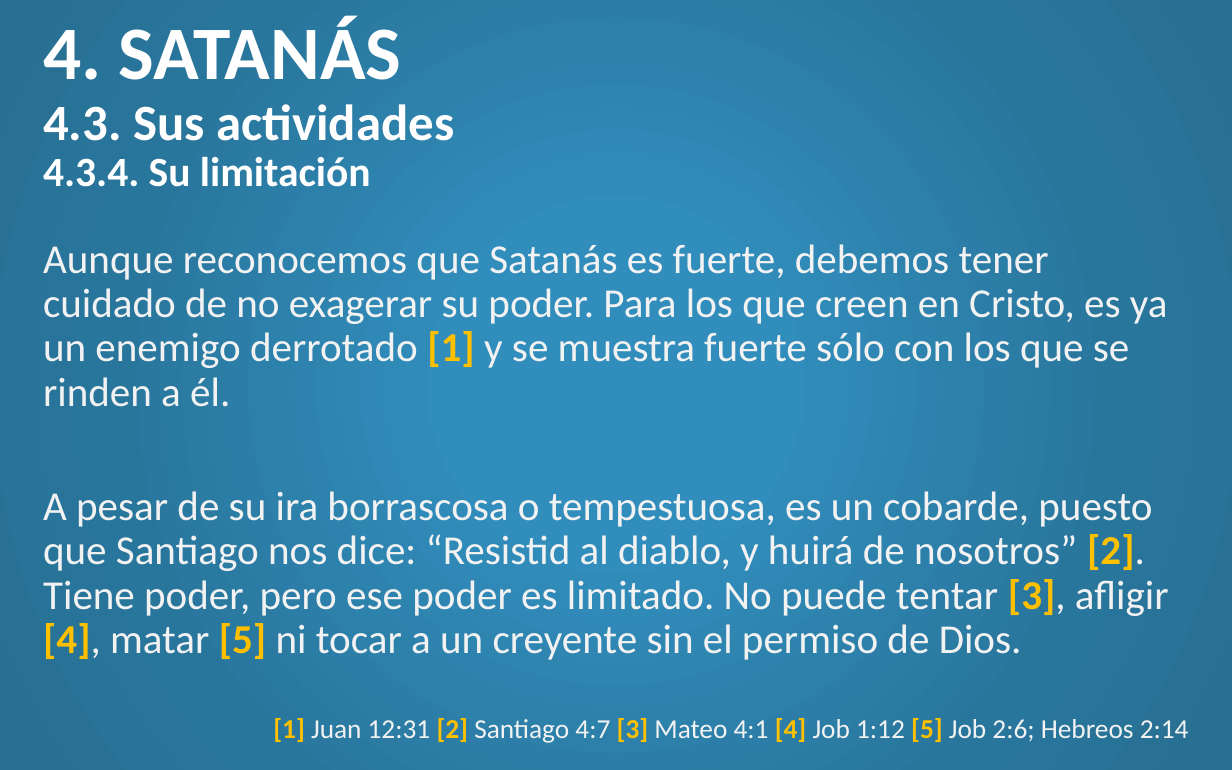
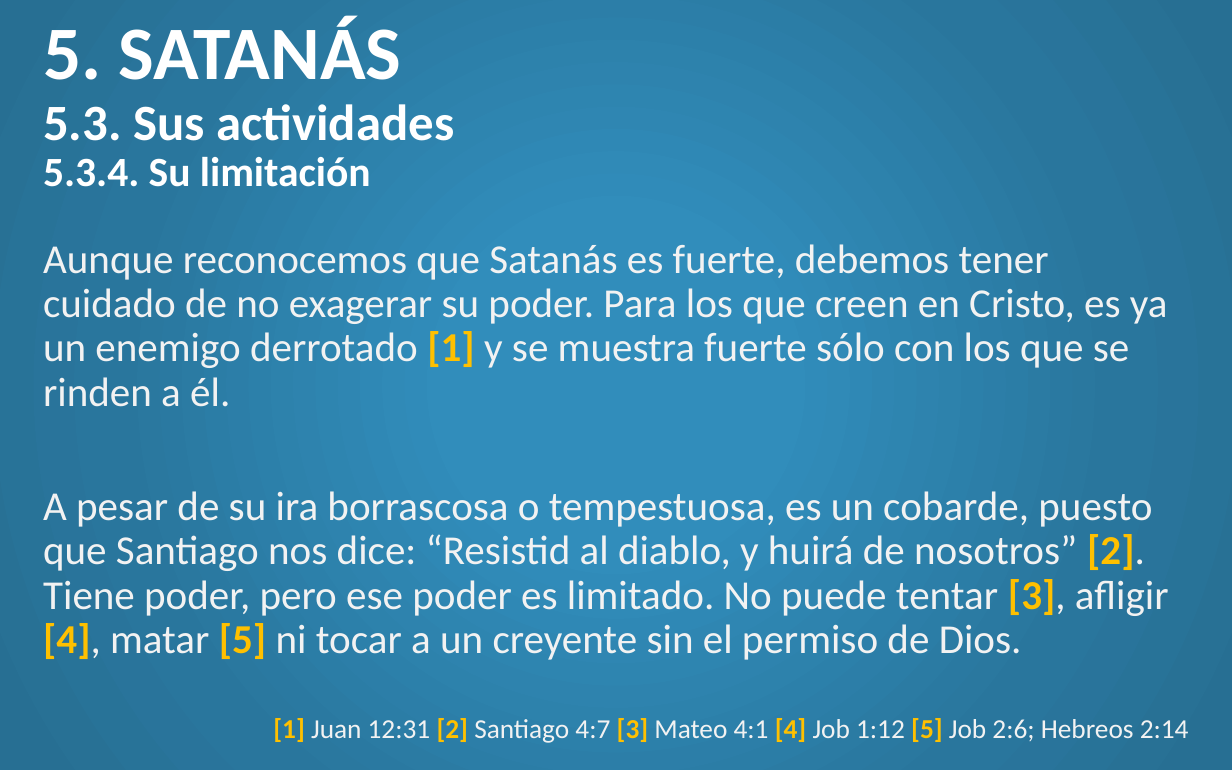
Before and after one commit to CreyTuning/documents, a slide deck: slide 36 of slideshow/Teologia Sistematica y Biblica - Myer Pearlman/Clases/5. Angeles.pptx. Drawn at 1232x770 pixels with LibreOffice and Linux fonts; fonts in the diff are those of the drawing. Boxes give left, top, right and bottom in pixels: in the first picture for what was removed or moved away, otherwise in the second. Text is boxed around its words. In the diff, an @@ line names an element or a change of style, - is before the commit and + after.

```diff
--- a/slideshow/Teologia Sistematica y Biblica - Myer Pearlman/Clases/5. Angeles.pptx
+++ b/slideshow/Teologia Sistematica y Biblica - Myer Pearlman/Clases/5. Angeles.pptx
@@ title at bbox=[43, 17, 454, 187]: text changed @@
-4. SATANÁS
-4.3. Sus actividades
-4.3.4. Su limitación
+5. SATANÁS
+5.3. Sus actividades
+5.3.4. Su limitación
```
Also in this commit, not shown: 12 other slides changed, 3 slides added, 4 other files.
